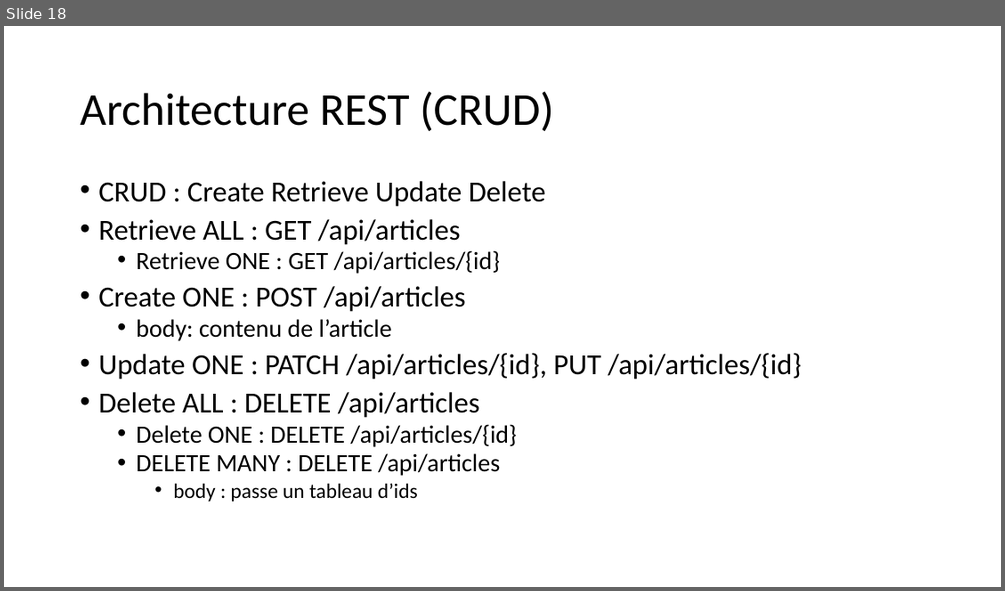
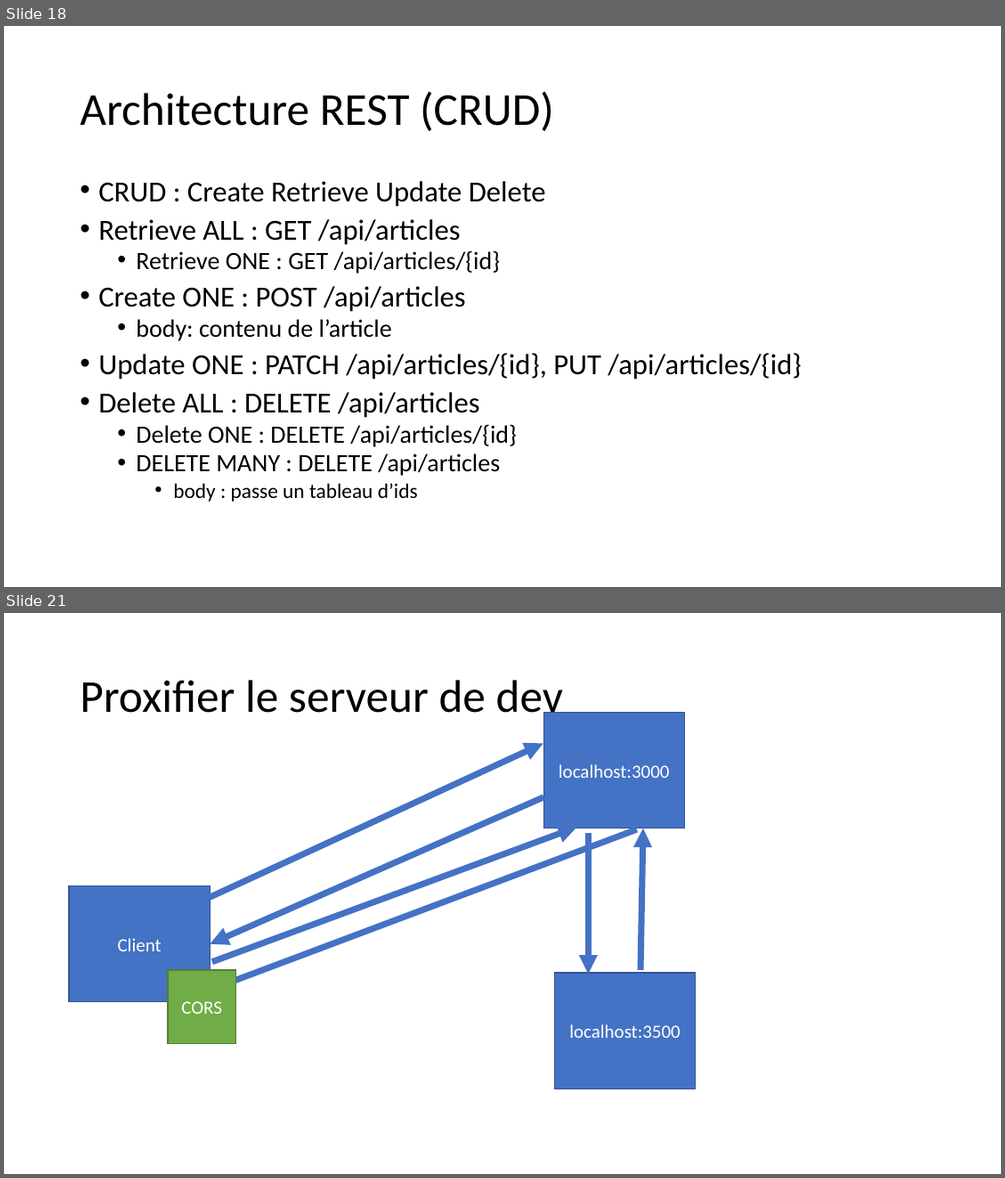
Before and after one commit to jlg-formation/tjs-juin-2022, a slide deck: notes.pptx. Shown one above the other, each under a label of ours: slide 18 before the commit, slides 18 and 21 after it; the slides between them are not shown. The pictures are 1005x591 and 1005x1178 pixels, drawn with LibreOffice and Linux fonts; fonts in the diff are those of the drawing. Boxes give left, top, right and bottom in pixels: in the first picture for what was removed or moved away, otherwise in the second. Text is boxed around its words. In the diff, an @@ line names an element or a change of style, - is before the commit and + after.

Commit message:
doc: pptx

```diff
--- a/notes.pptx
+++ b/notes.pptx
@@ slide 21 added at [4, 613, 1001, 1174], background #FFFFFF @@
@@ title added at [80, 680, 563, 722], 44 pt, text #000000 @@
+Proxifier le serveur de dev
@@ rectangle added at [544, 713, 685, 828], fill #4472C4, outline #325491 1 pt, 18 pt, text #FFFFFF @@
+localhost:3000
@@ arrow added from (210, 897) to (543, 743), #4472C4 6 pt @@
@@ arrow added from (544, 797) to (210, 943), #4472C4 6 pt @@
@@ arrow added from (637, 829) to (210, 989), #4472C4 6 pt @@
@@ arrow added from (212, 962) to (577, 827), #4472C4 6 pt @@
@@ arrow added from (588, 833) to (588, 974), #4472C4 6 pt @@
@@ arrow added from (640, 970) to (643, 828), #4472C4 6 pt @@
@@ rectangle added at [69, 886, 210, 1002], fill #4472C4, outline #325491 1 pt, 18 pt, text #FFFFFF @@
+Client
@@ rectangle added at [168, 970, 235, 1043], fill #70AD47, outline #538035 1 pt, 18 pt, text #FFFFFF @@
+CORS
@@ rectangle added at [554, 973, 695, 1088], fill #4472C4, outline #325491 1 pt, 18 pt, text #FFFFFF @@
+localhost:3500
```
Also in this commit, not shown: 3 other slides added.
